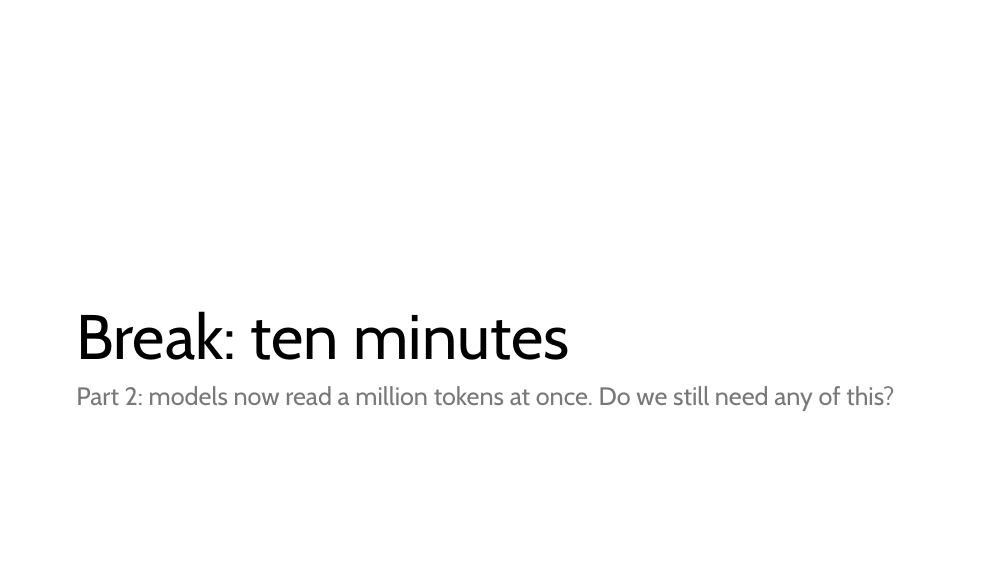
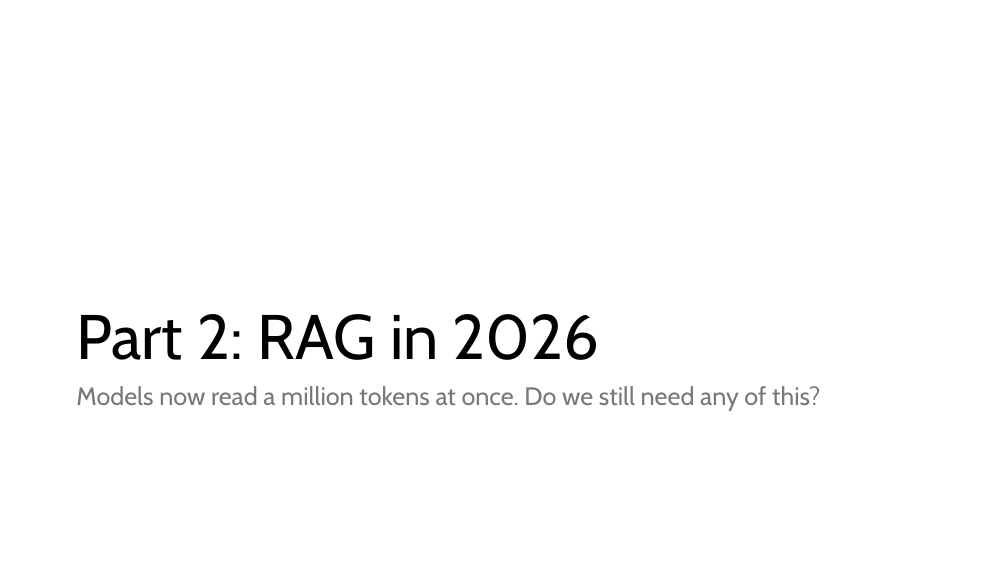
Before and after one commit to danielcregg/ai-assisted-programming, a slide deck: slide 28 of lectures-and-labs/week04/rag-lecture.pptx. Drawn at 1008x567 pixels with LibreOffice and Linux fonts; fonts in the diff are those of the drawing. Boxes give left, top, right and bottom in pixels: in the first picture for what was removed or moved away, otherwise in the second. Text is boxed around its words. In the diff, an @@ line names an element or a change of style, - is before the commit and + after.

```diff
--- a/lectures-and-labs/week04/rag-lecture.pptx
+++ b/lectures-and-labs/week04/rag-lecture.pptx
@@ title at (76, 314, 600, 360): text changed @@
-Break: ten minutes
+Part 2: RAG in 2026
@@ text at (76, 386, 820, 411): text changed @@
-Part 2: models now read a million tokens at once. Do we still need any of this?
+Models now read a million tokens at once. Do we still need any of this?
```
Also in this commit, not shown: 26 other slides changed.
